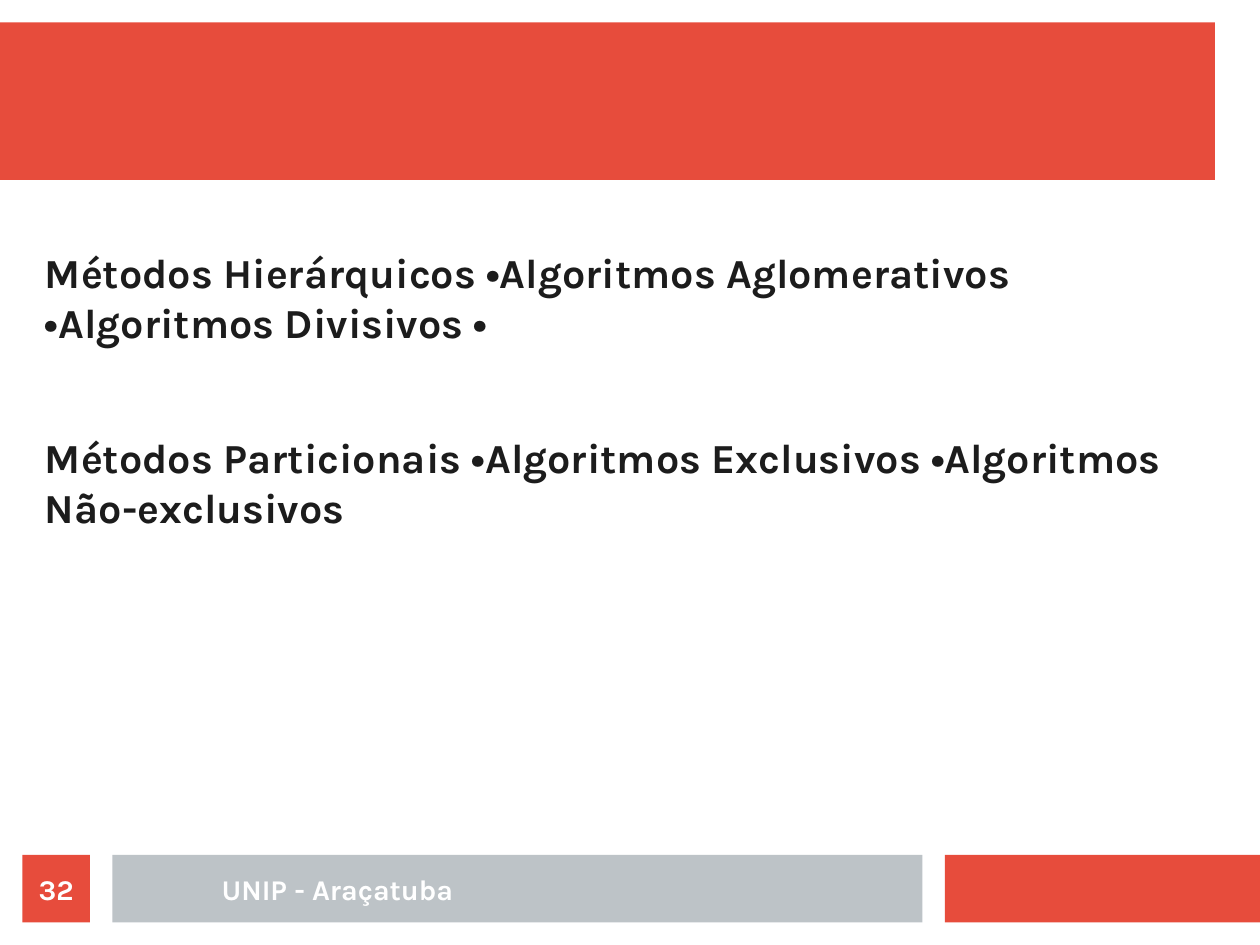
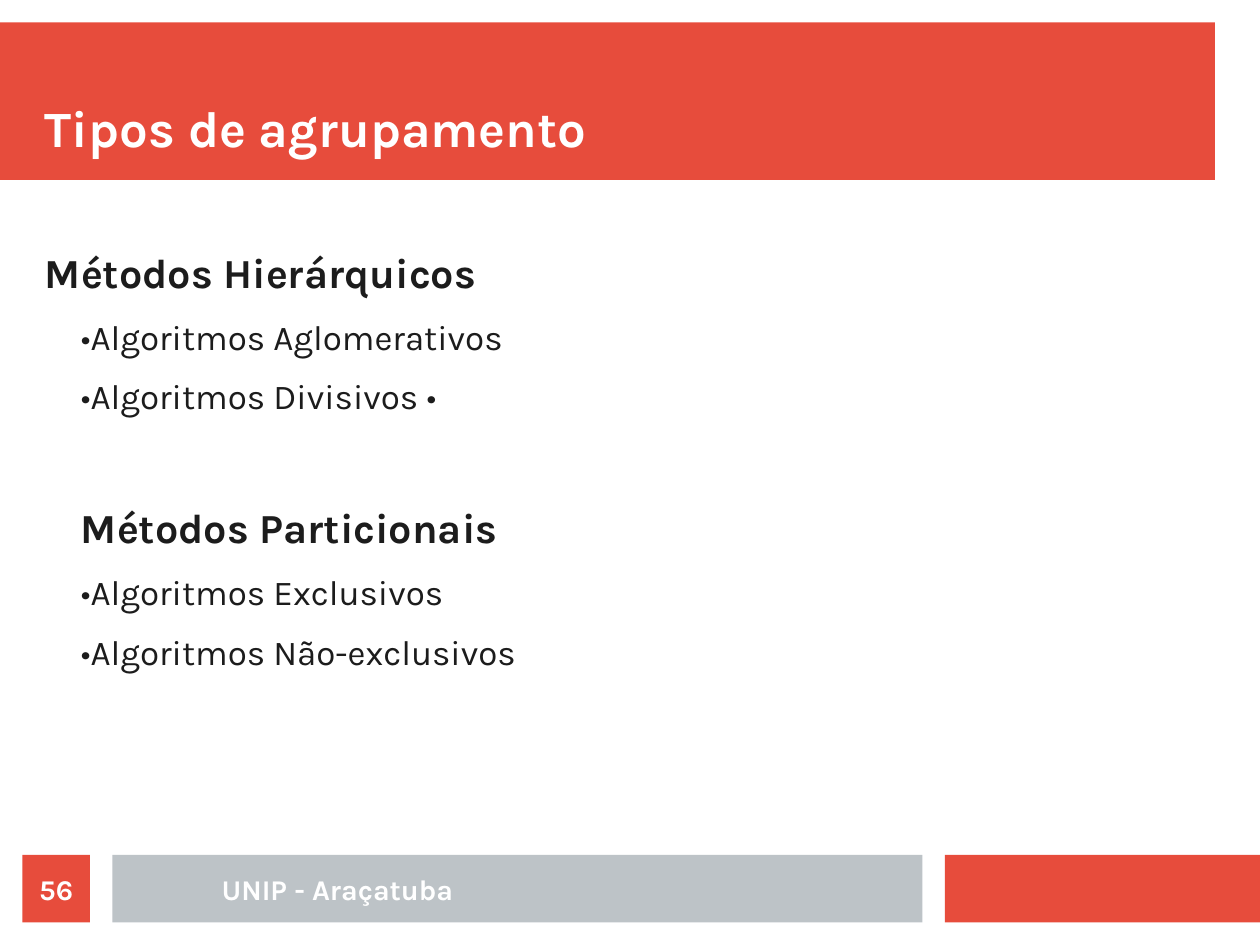
Before and after one commit to rafaelstojoao/pos-unip, a slide deck: slide 56 of [2020][modulo][Machine_Learning]/[aula]02[Agrupamento].odp (slide 32 before the commit). Drawn at 1260x945 pixels with LibreOffice and Linux fonts; fonts in the diff are those of the drawing. Boxes give left, top, right and bottom in pixels: in the first picture for what was removed or moved away, otherwise in the second. Text is boxed around its words. In the diff, an @@ line names an element or a change of style, - is before the commit and + after.

```diff
--- a/[2020][modulo][Machine_Learning]/[aula]02[Agrupamento].odp
+++ b/[2020][modulo][Machine_Learning]/[aula]02[Agrupamento].odp
@@ title added at (45,111,586,159), 32 pt, text #FFFFFF, bold @@
+Tipos de agrupamento
@@ text at (45,255,515,674): text changed; size 26 to 22 pt; bold off @@
-Métodos Hierárquicos •Algoritmos Aglomerativos •Algoritmos Divisivos •
-Métodos Particionais •Algoritmos Exclusivos •Algoritmos Não-exclusivos
+Métodos Hierárquicos
+  •Algoritmos Aglomerativos
+  •Algoritmos Divisivos •
+Métodos Particionais
+  •Algoritmos Exclusivos
+  •Algoritmos Não-exclusivos
@@ page number at (39,881,73,901): text changed @@
-32
+56
```
Also in this commit, not shown: 11 other slides changed, 33 slides added, 24 slides removed, 1 other file.
